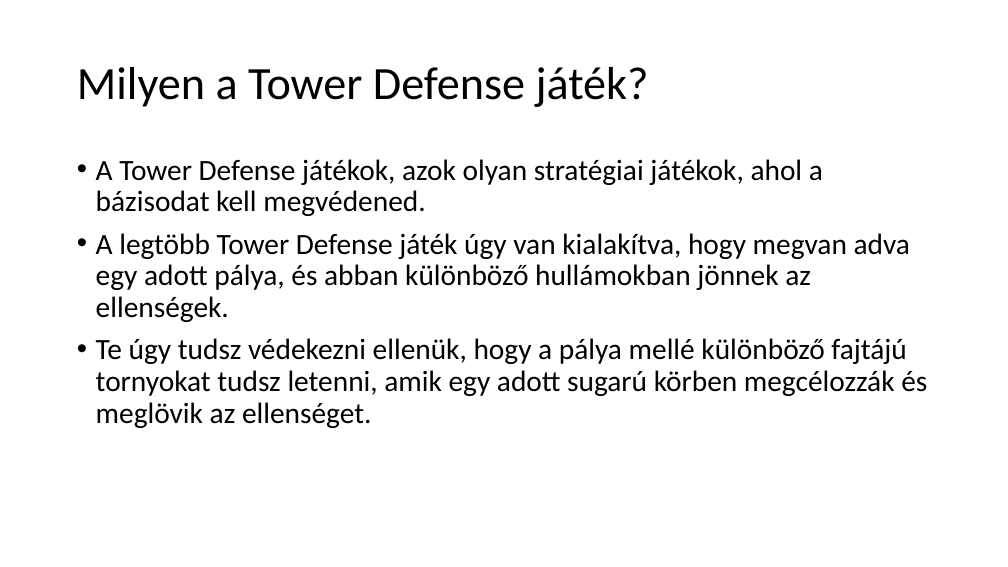
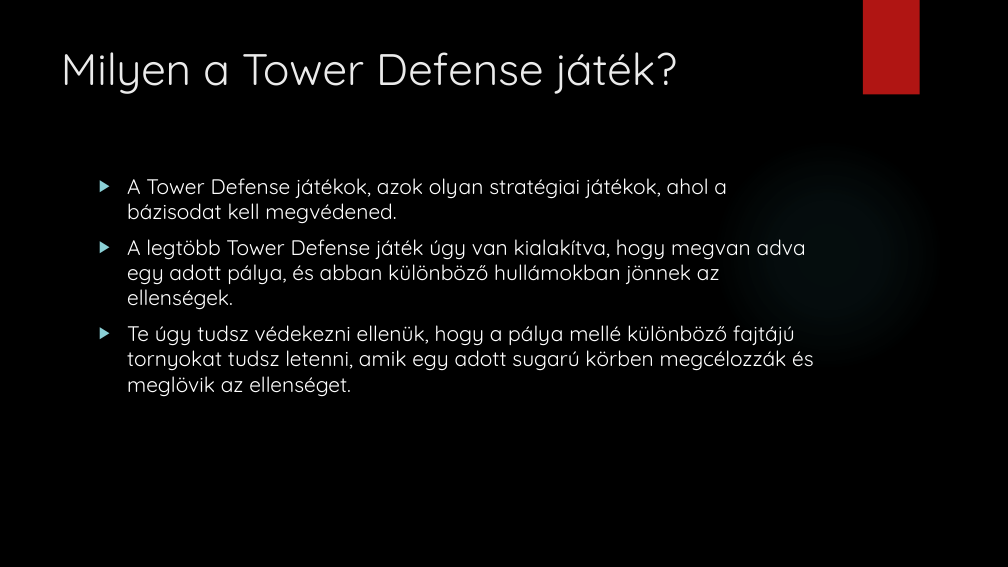
Before and after one commit to AdamBen01/ElPresident, a slide deck: slide 2 of Tower_Defense.pptx. Drawn at 1008x567 pixels with LibreOffice and Linux fonts; fonts in the diff are those of the drawing; background and template pictures are left out. Boxes give left, top, right and bottom in pixels: in the first picture for what was removed or moved away, otherwise in the second. Text is boxed around its words. In the diff, an @@ line names an element or a change of style, - is before the commit and + after.

```diff
--- a/Tower_Defense.pptx
+++ b/Tower_Defense.pptx
@@ background #FFFFFF to picture (left out) @@
@@ rectangle added at <box>863,0,920,95</box>, fill #B01513 @@
@@ title "Milyen a Tower Defense játék?": place and size @@
-title "Milyen a Tower Defense játék?" at <box>77,67,649,107</box>
+title "Milyen a Tower Defense játék?" at <box>61,52,677,94</box>
@@ title "Milyen a Tower Defense játék?" at <box>61,52,677,94</box>: size 44 to 42 pt, font Calibri to Quicksand, text colour #000000 to #EBEBEB; line spacing 0.9 to 1; vertical alignment middle to top @@
@@ ellipse added at <box>712,138,944,371</box>, fill gradient #50B9C1 @@
@@ text "A Tower Defense játékok, azok ...": place and size @@
-text "A Tower Defense játékok, azok ..." at <box>96,159,927,428</box>
+text "A Tower Defense játékok, azok ..." at <box>127,178,814,396</box>
@@ text "A Tower Defense játékok, azok ..." at <box>127,178,814,396</box>: size 28 to 20 pt, font Calibri to Quicksand, text colour #000000 to #FFFFFF; bullet • to ▶; line spacing 0.9 to 1 @@
```
Also in this commit, not shown: 2 other slides changed, 9 slides added, 1 slide removed.
